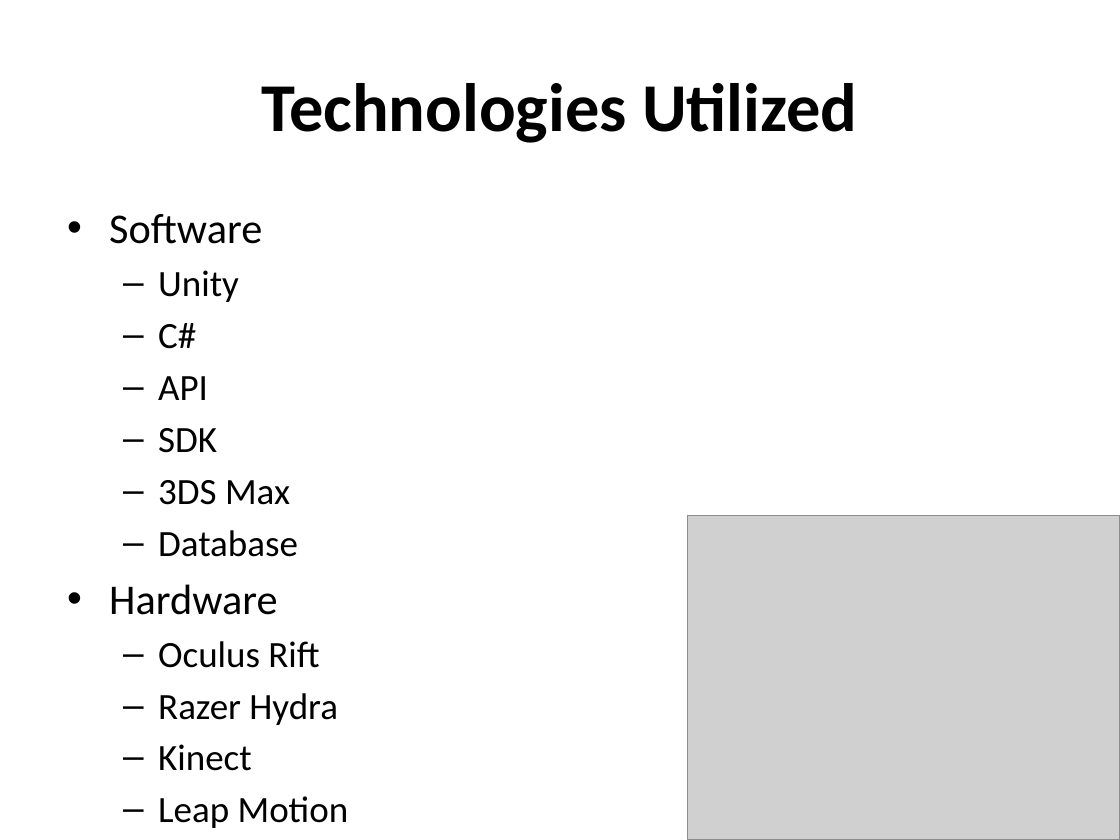
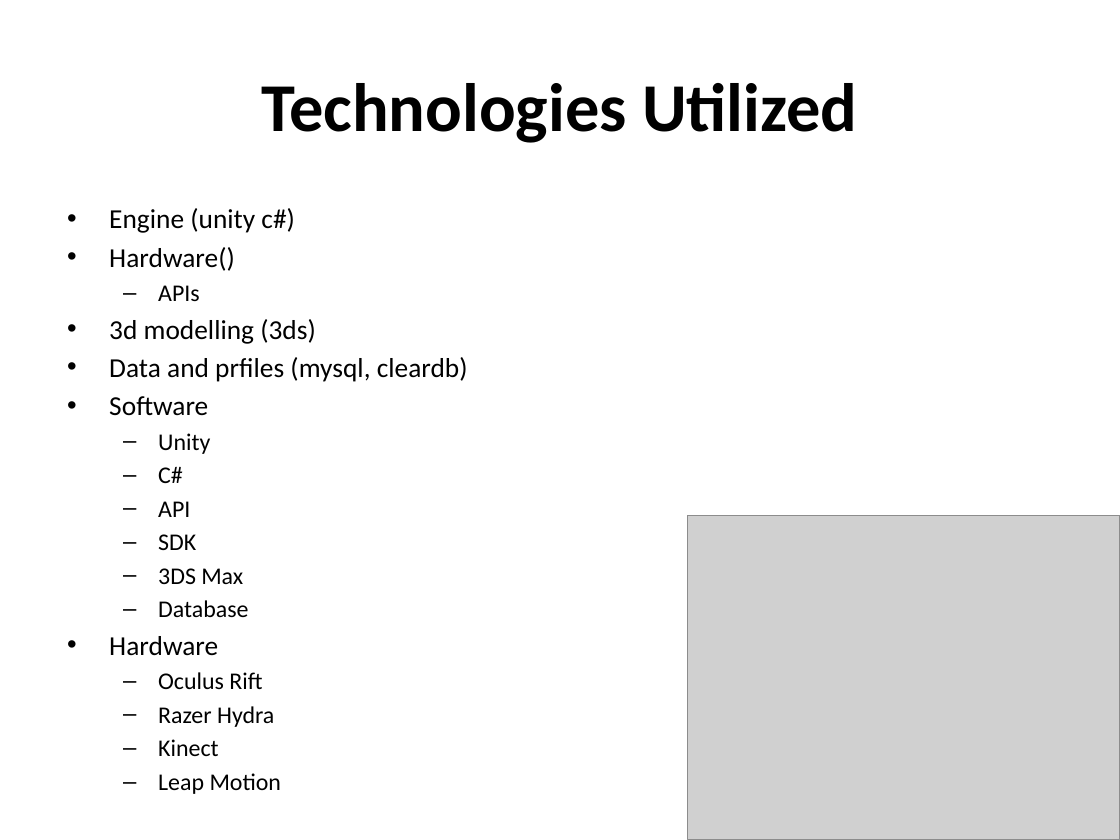
Before and after one commit to Hankli/VirtualEnvironments-Project, a slide deck: slide 7 of Documents/Presentations/Final Presentation.pptx. Drawn at 1120x840 pixels with LibreOffice and Linux fonts; fonts in the diff are those of the drawing; grey boxes stand for pictures; background and template pictures are left out. Boxes give left, top, right and bottom in pixels: in the first picture for what was removed or moved away, otherwise in the second. Text is boxed around its words. In the diff, an @@ line names an element or a change of style, - is before the commit and + after.

```diff
--- a/Documents/Presentations/Final Presentation.pptx
+++ b/Documents/Presentations/Final Presentation.pptx
@@ text at <box>109,208,468,382</box>: paragraphs added @@
+• Engine (unity c#)
+• Hardware()
+  – APIs
+• 3d modelling (3ds)
+• Data and prfiles (mysql, cleardb)
@@ text at <box>109,396,274,756</box>: size 27.2 to 17.6 pt in "Software", "Hardware"; size 23.8 to 15.4 pt in "Unity", "C#", "API", "SDK" and 6 more places; less space between paragraphs @@
```
Also in this commit, not shown: 7 other slides changed.
